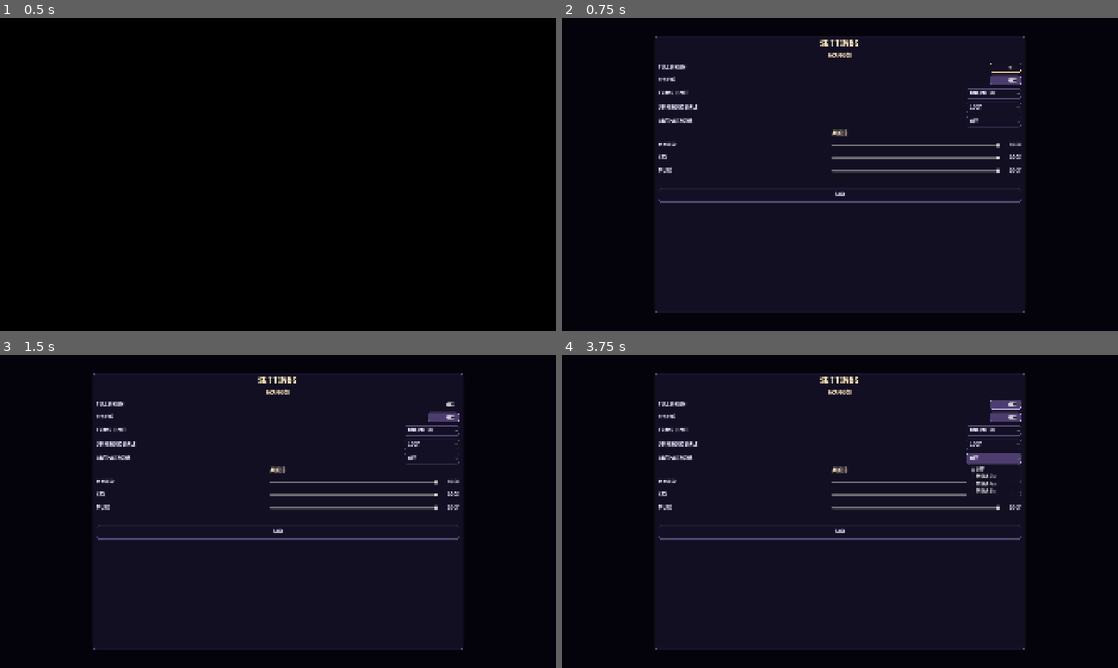
Above: before the commit, frames 1-4 (two rows, left to right).
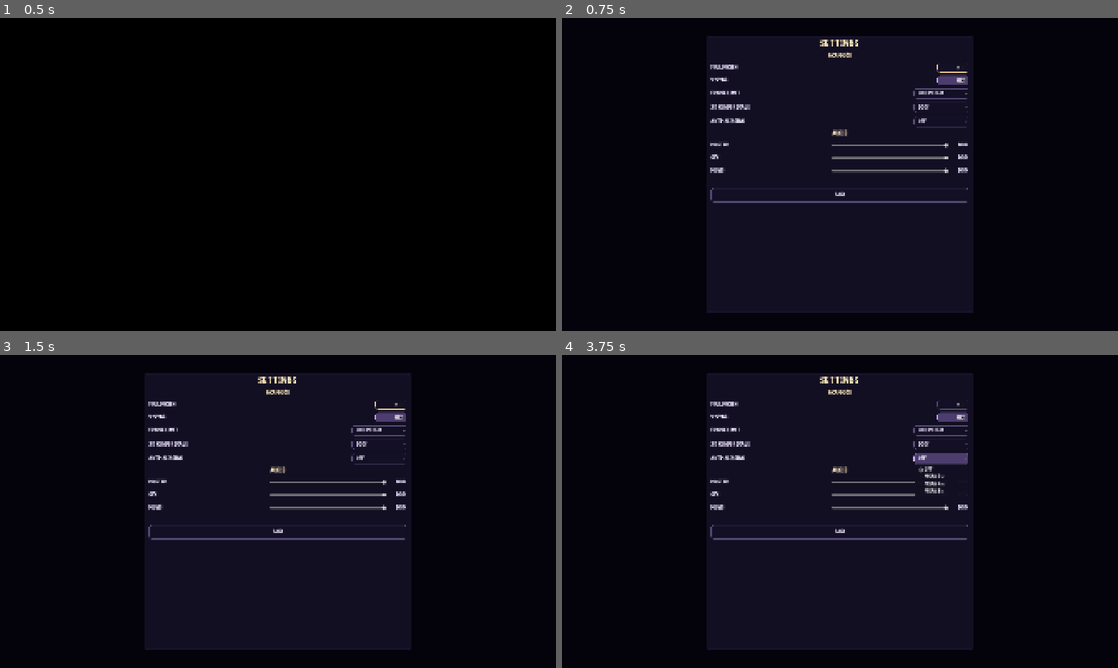
Above: after the commit, the same moments.

Repository: Dempsey845/moonlit-mayhem
Game: Godot game, scene res://MainMenu/main_menu.tscn
The game is run twice, just before and just after one commit, with the same random seed, the same clock (stepped at 60 frames per second) and the same inputs.
Inputs (mouse positions are in pixels of both pictures, inside the frame that each line leads up to):
- Up to frame 1 (0.5 s): no input
- Up to frame 2 (0.75 s): click "Settings" at 0.5 s
- Up to frame 3 (1.5 s): click (444, 405) at 1.27 s
- Up to frame 4 (3.75 s): click "Unlimited" at 2 s; click "100%" at 2.75 s; click "Off" at 3.5 s

Frame 1 is identical in both runs. In frame 2, 4.3% of the frame differs, in the area x 16-84%, y 5-95%; in frame 3, 4.2%; in frame 4, 5.0%.

Commit message:
Added background music.

Diff:
--- /dev/null
+++ b/Graveyard/graveyard.gd
@@ -0,0 +1,4 @@
+extends Node3D
+
+func _ready() -> void:
+    BackgroundMusic.play_graveyard()
--- a/Graveyard/graveyard.tscn
+++ b/Graveyard/graveyard.tscn
@@ -2,6 +2,7 @@
 
 [ext_resource type="Script" uid="uid://bnfr02gvfscka" path="res://Systems/game_manager.gd" id="1_2m5em"]
 [ext_resource type="PackedScene" uid="uid://c5sh5wsrxb575" path="res://Player/player.tscn" id="1_puhq3"]
+[ext_resource type="Script" uid="uid://1swmj6cqa55b" path="res://Graveyard/graveyard.gd" id="1_tf1vb"]
 [ext_resource type="Script" uid="uid://bcxdautgfy4if" path="res://Systems/ghost_spawner.gd" id="2_1lelr"]
 [ext_resource type="Script" uid="uid://6e2tencrn2q0" path="res://Systems/upgrade_manager.gd" id="2_kj6ab"]
 [ext_resource type="Script" uid="uid://bc6q6c74okrly" path="res://Moonlight/moonlight.gd" id="2_rvh4u"]
@@ -109,6 +110,7 @@
 size = Vector3(20, 22.2, 20)
 
 [node name="Graveyard" type="Node3D" unique_id=378118441]
+script = ExtResource("1_tf1vb")
 
 [node name="GameManager" type="Node" parent="." unique_id=204649578 node_paths=PackedStringArray("moonlight", "player", "ghost_spawner", "ghost_counter", "health_pickup_spawner", "ghost_difficulty_manager")]
 script = ExtResource("1_2m5em")
--- a/MainMenu/main_menu.gd
+++ b/MainMenu/main_menu.gd
@@ -7,6 +7,8 @@
 func _ready() -> void:
 	Input.mouse_mode = Input.MOUSE_MODE_VISIBLE
 	$MenuUI/Layout/Menu/Play.grab_focus()
+
+	BackgroundMusic.play_menu()
 
 func _play() -> void:
 	if gameplay_scene == null:
--- a/Settings/settings_menu.tscn
+++ b/Settings/settings_menu.tscn
@@ -87,9 +87,9 @@
 anchor_right = 1.0
 anchor_bottom = 1.0
 theme = SubResource("Theme_thxuc")
-theme_override_constants/margin_left = 320
+theme_override_constants/margin_left = 500
 theme_override_constants/margin_top = 64
-theme_override_constants/margin_right = 320
+theme_override_constants/margin_right = 500
 theme_override_constants/margin_bottom = 64
 
 [node name="Panel" type="PanelContainer" parent="Margin" unique_id=708227409]
--- /dev/null
+++ b/Systems/background_music.gd
@@ -0,0 +1,87 @@
+extends Node
+
+const MENU_TRACK := "res://Audio/Music/a_welcome_haunting.ogg"
+const GRAVEYARD_TRACK := "res://Audio/Music/haunted_hollow.ogg"
+const CHASE_TRACK := "res://Audio/Music/pumpkin_patch_chase.ogg"
+const MUSIC_BUS := &"Music"
+const FULL_GAIN := 1.0
+
+var _players: Dictionary = {}
+var _fade: Tween
+var _target: AudioStreamPlayer
+
+
+func _ready() -> void:
+	process_mode = Node.PROCESS_MODE_ALWAYS
+
+
+func play_menu(fade_seconds: float = 1.0) -> void:
+	_play_track(MENU_TRACK, fade_seconds)
+
+
+func play_graveyard(fade_seconds: float = 1.5) -> void:
+	_play_track(GRAVEYARD_TRACK, fade_seconds)
+
+
+func play_chase(fade_seconds: float = 0.5) -> void:
+	_play_track(CHASE_TRACK, fade_seconds)
+
+
+func stop_music(fade_seconds: float = 1.0) -> void:
+	_crossfade(null, fade_seconds)
+
+
+func _play_track(path: String, fade_seconds: float) -> void:
+	var player: AudioStreamPlayer = _players.get(path)
+	if player == null:
+		var stream := load(path) as AudioStreamOggVorbis
+		if stream == null:
+			push_warning("MusicManager: Could not load OGG track at %s" % path)
+			return
+
+		stream = stream.duplicate() as AudioStreamOggVorbis
+		stream.loop = true
+		player = AudioStreamPlayer.new()
+		player.stream = stream
+		player.bus = MUSIC_BUS
+		add_child(player)
+		_players[path] = player
+
+	if player == _target and player.playing:
+		return
+
+	if not player.playing:
+		player.volume_linear = 0.0
+		player.play()
+
+	_crossfade(player, fade_seconds)
+
+
+func _crossfade(target: AudioStreamPlayer, fade_seconds: float) -> void:
+	if _fade != null:
+		_fade.kill()
+		_fade = null
+
+	_target = target
+	if fade_seconds <= 0.0:
+		if target != null:
+			target.volume_linear = FULL_GAIN
+		_stop_inactive_players()
+		return
+
+	_fade = create_tween().set_parallel(true)
+	_fade.set_trans(Tween.TRANS_SINE).set_ease(Tween.EASE_IN_OUT)
+	for player: AudioStreamPlayer in _players.values():
+		if player.playing:
+			var gain := FULL_GAIN if player == target else 0.0
+			_fade.tween_property(player, "volume_linear", gain, fade_seconds)
+
+	# Keep the tween valid even if stop_music() is called before any track plays.
+	_fade.tween_interval(fade_seconds)
+	_fade.chain().tween_callback(_stop_inactive_players)
+
+
+func _stop_inactive_players() -> void:
+	for player: AudioStreamPlayer in _players.values():
+		if player != _target:
+			player.stop()
--- a/Systems/game_manager.gd
+++ b/Systems/game_manager.gd
@@ -66,10 +66,14 @@
 
 func _on_target_entered_light() -> void:
 	_set_moonlight_following(true)
+	BackgroundMusic.play_graveyard()
 
 
 func _on_target_exited_light() -> void:
 	_set_moonlight_following(false)
+
+	if ghost_spawner.active_ghosts > 0:
+		BackgroundMusic.play_chase()
 
 
 func _set_moonlight_following(following: bool) -> void:
@@ -118,3 +122,6 @@
 		health_pickup_spawner.try_spawn_health_pickup()
 
 	ghost_difficulty_manager.increment_difficulty()
+
+	if !is_moonlight_following:
+		BackgroundMusic.play_chase()
--- a/project.godot
+++ b/project.godot
@@ -23,6 +23,7 @@
 
 GameSettings="*uid://ctymdl5qr666t"
 UISounds="*uid://dp4ea1tjub2r6"
+BackgroundMusic="*uid://w77ttwpo8kl4"
 
 [display]
 
Not shown, added: Audio/Music/a_welcome_haunting.ogg.import
Not shown, added: Audio/Music/haunted_hollow.ogg.import
Not shown, added: Audio/Music/pumpkin_patch_chase.ogg.import
Not shown, added: Graveyard/graveyard.gd.uid
Not shown, added: Systems/background_music.gd.uid
Not shown, added: Audio/Music/CREDIT.md
Not shown, added: Audio/Music/a_welcome_haunting.ogg
Not shown, added: Audio/Music/haunted_hollow.ogg
Not shown, added: Audio/Music/pumpkin_patch_chase.ogg
